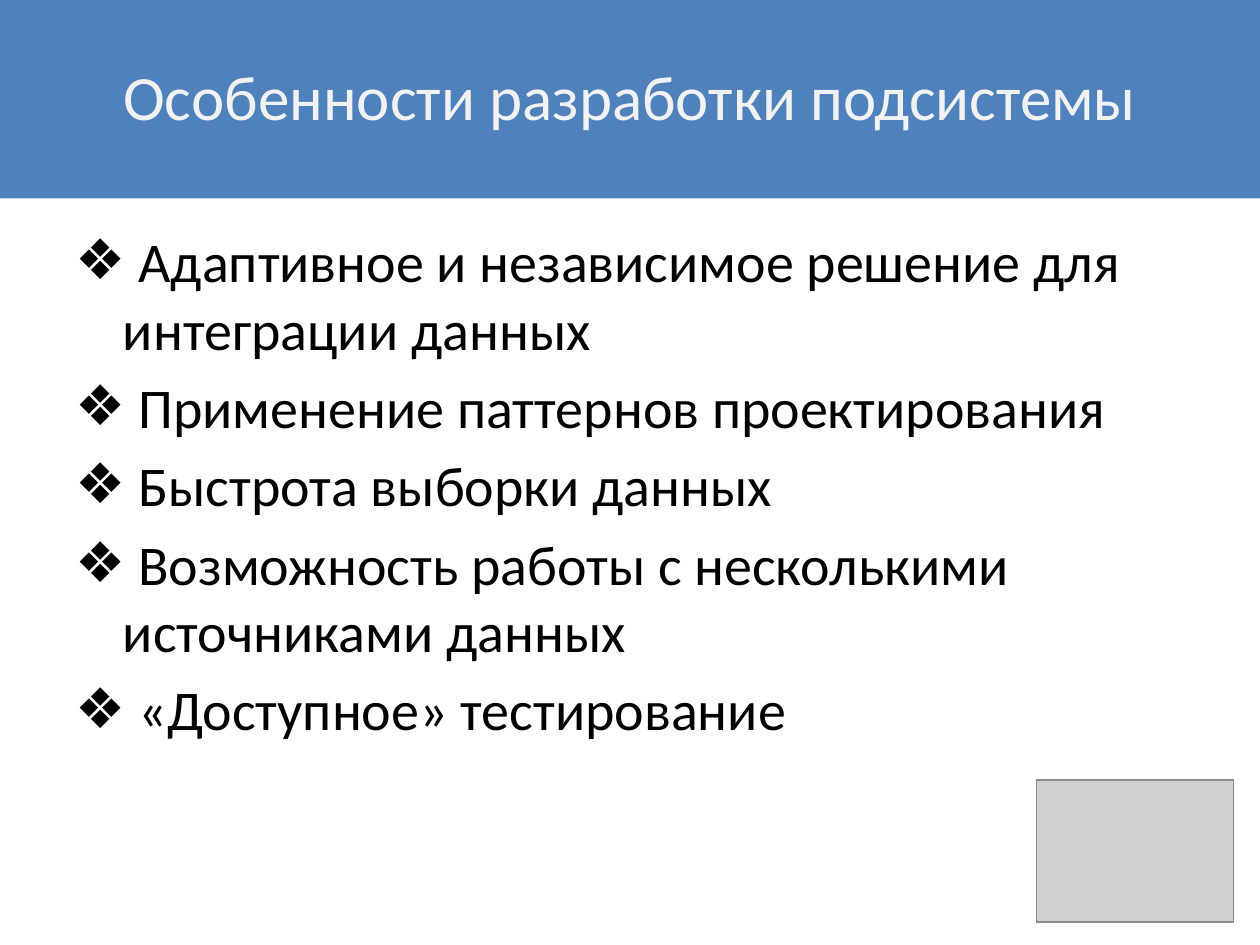
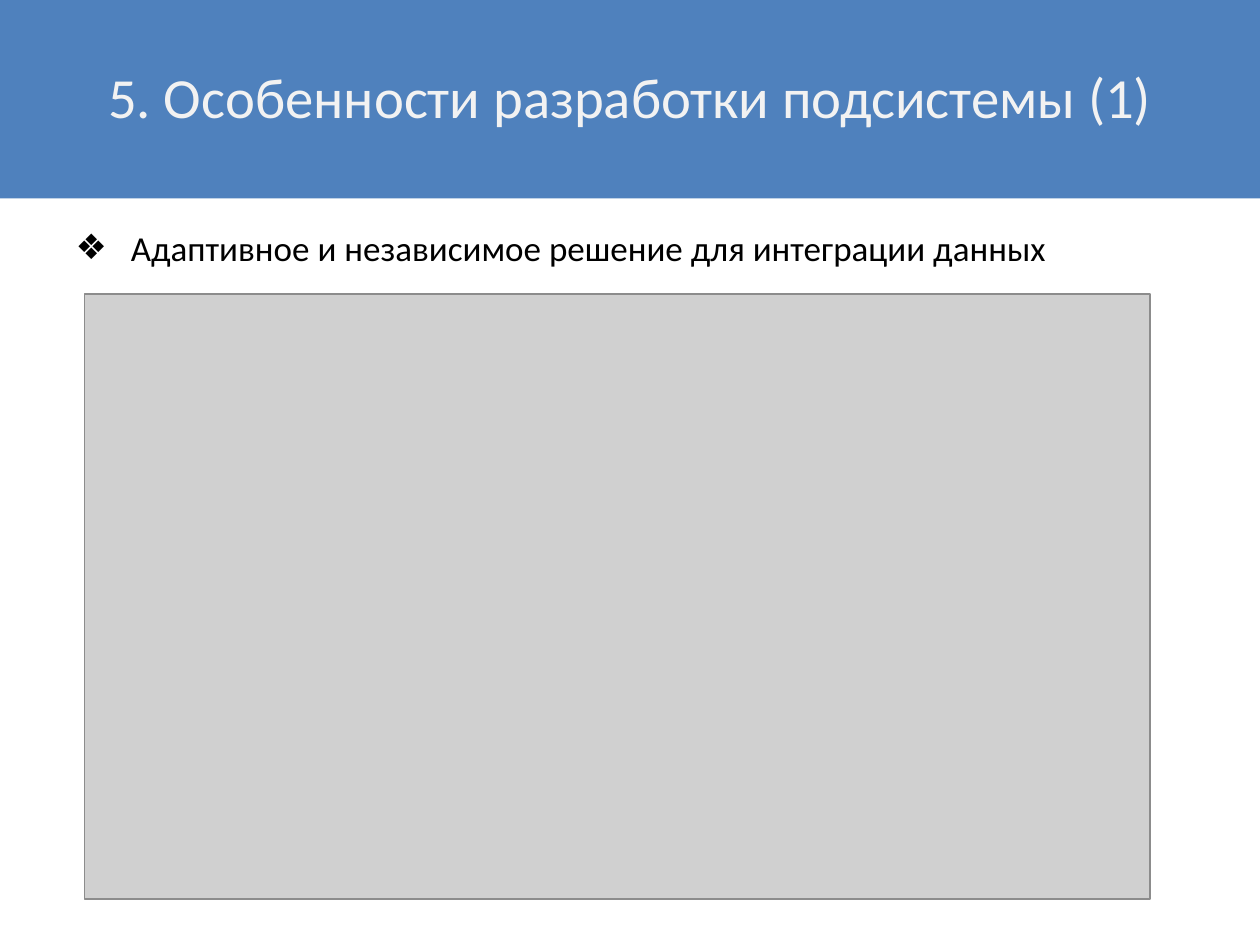
Before and after one commit to Alexeyyy/Diploma_doc, a slide deck: slide 6 of Презентация/Презентация_Желепов.pptx. Drawn at 1260x945 pixels with LibreOffice and Linux fonts; fonts in the diff are those of the drawing; grey boxes stand for pictures. Boxes give left, top, right and bottom in pixels: in the first picture for what was removed or moved away, otherwise in the second. Text is boxed around its words. In the diff, an @@ line names an element or a change of style, - is before the commit and + after.

```diff
--- a/Презентация/Презентация_Желепов.pptx
+++ b/Презентация/Презентация_Желепов.pptx
@@ title at [108,77,1151,128]: text changed; size 36 to 32.4 pt @@
-Особенности разработки подсистемы
+5. Особенности разработки подсистемы (1)
@@ text "Адаптивное и независимое решение для ..." at [131,238,1045,267]: size 32 to 20 pt; less space between paragraphs @@
@@ picture added at [84,294,1150,898] @@
@@ text at [123,392,1105,739]: paragraphs removed @@
-❖ Применение паттернов проектирования
-❖ Быстрота выборки данных
-❖ Возможность работы с несколькими источниками данных
-❖ «Доступное» тестирование
@@ picture removed at [1037,780,1234,922] @@
```
Also in this commit, not shown: 6 other slides changed, 2 slides added, 6 other files.
